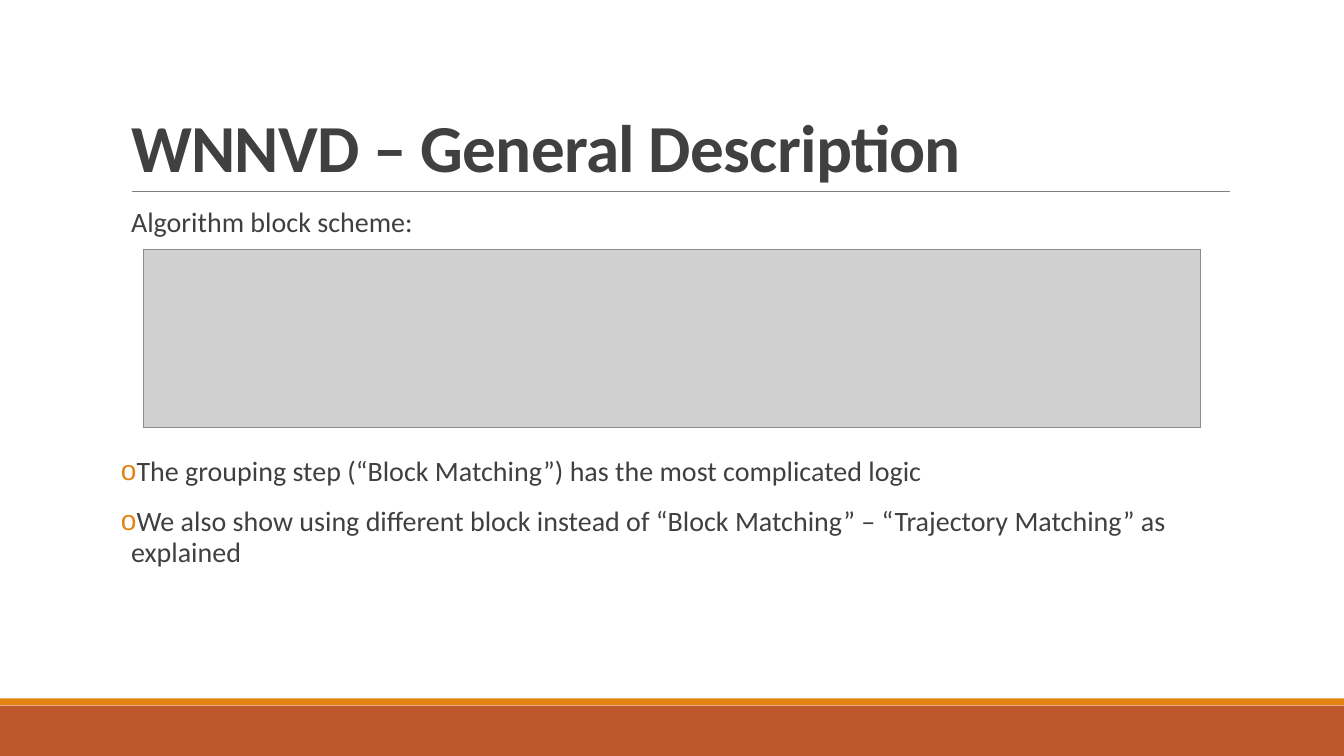
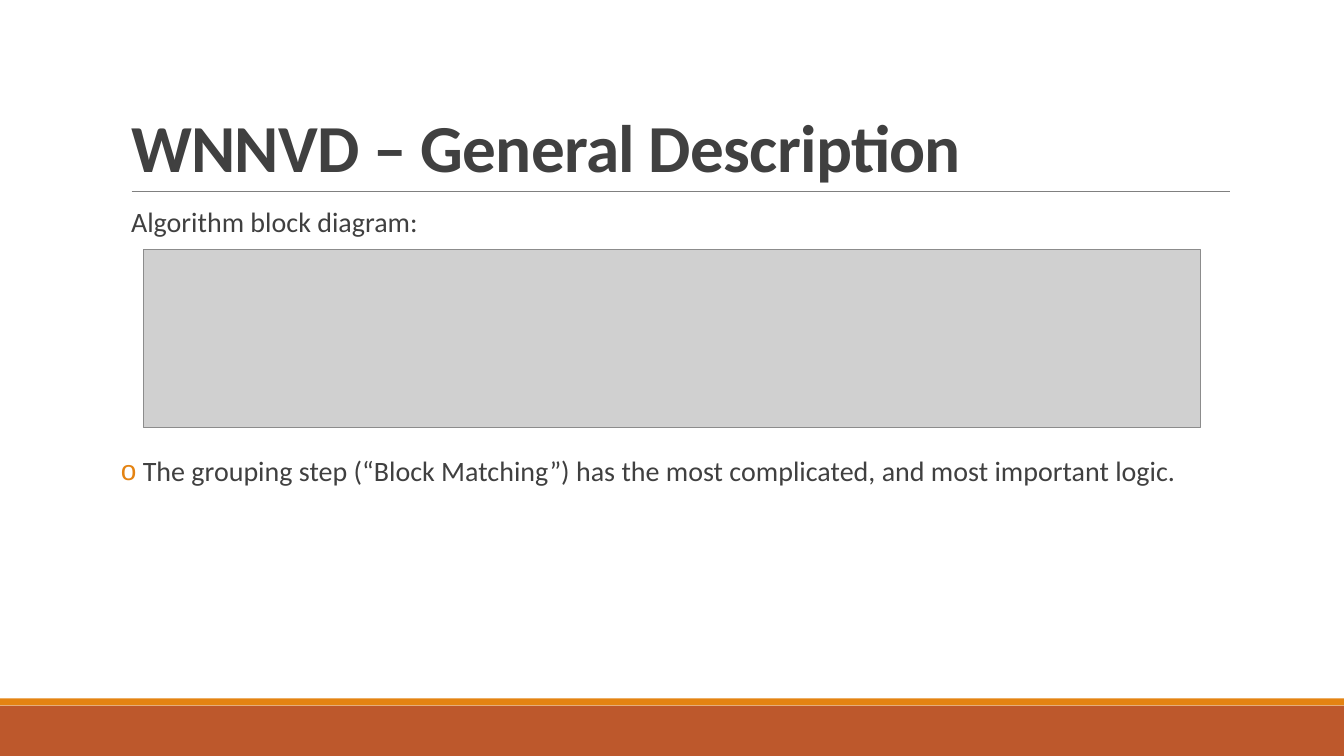
Before and after one commit to roy-hachnochi/WNNM-Video-Denoising, a slide deck: slide 9 of Project Presentation.pptx (slide 8 before the commit). Drawn at 1344x756 pixels with LibreOffice and Linux fonts; fonts in the diff are those of the drawing; grey boxes stand for pictures. Boxes give left, top, right and bottom in pixels: in the first picture for what was removed or moved away, otherwise in the second. Text is boxed around its words. In the diff, an @@ line names an element or a change of style, - is before the commit and + after.

```diff
--- a/Project Presentation.pptx
+++ b/Project Presentation.pptx
@@ text at <box>131,212,1175,486</box>: text changed @@
-  Algorithm block scheme:
-o The grouping step (“Block Matching”) has the most complicated logic
-o We also show using different block instead of “Block Matching” – “Trajectory Matching” as explained
+  Algorithm block diagram:
+o The grouping step (“Block Matching”) has the most complicated, and most important logic.
```
Also in this commit, not shown: 15 other slides changed, 4 slides added, 4 other files.
